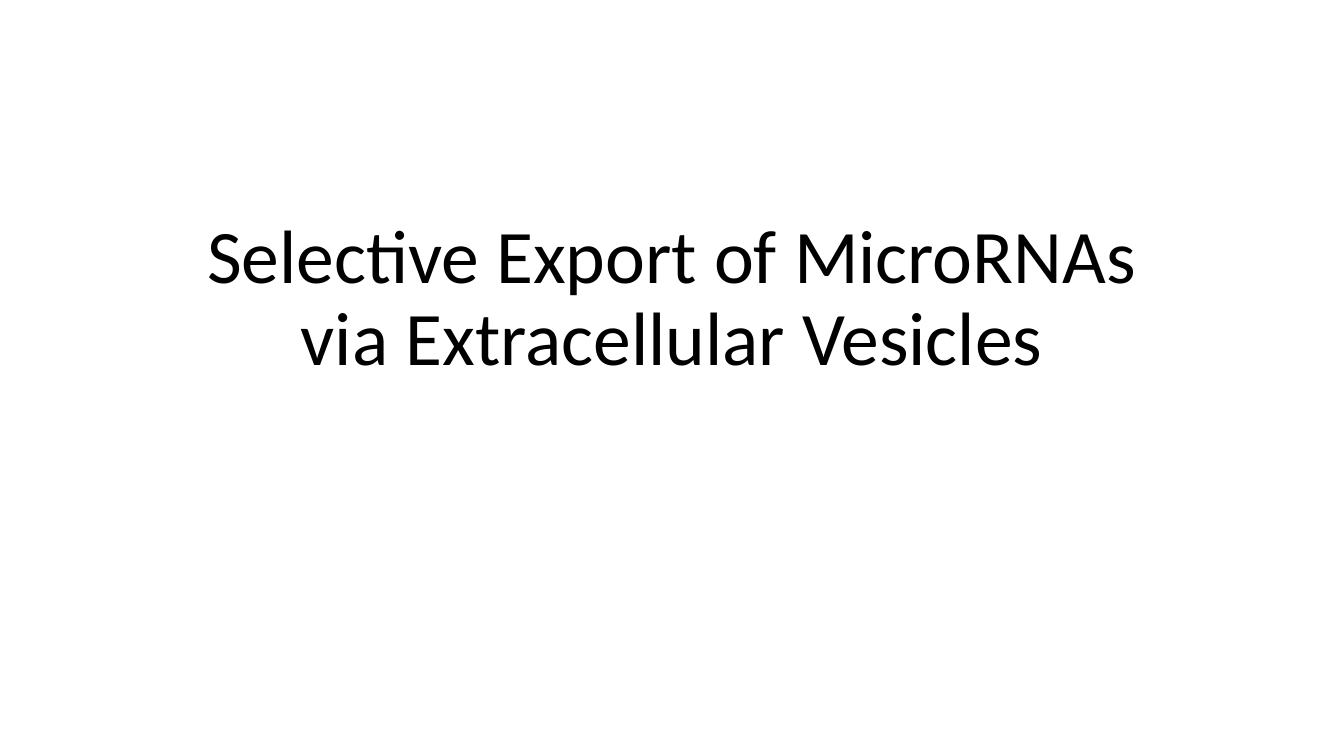
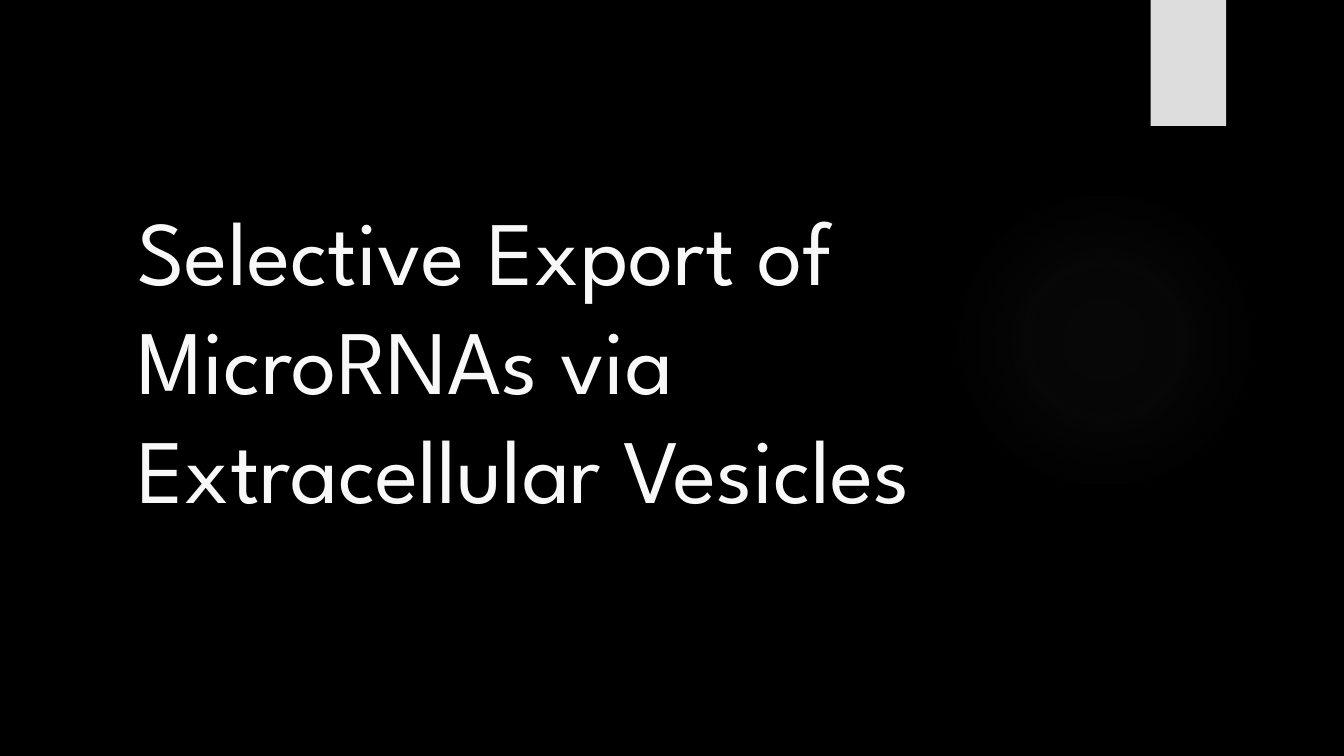
Before and after one commit to HarleyRobinson/Honours2, a slide deck: slide 1 of BackgroundInfo/MeetingSlides.pptx. Drawn at 1344x756 pixels with LibreOffice and Linux fonts; fonts in the diff are those of the drawing; background and template pictures are left out. Boxes give left, top, right and bottom in pixels: in the first picture for what was removed or moved away, otherwise in the second. Text is boxed around its words. In the diff, an @@ line names an element or a change of style, - is before the commit and + after.

```diff
--- a/BackgroundInfo/MeetingSlides.pptx
+++ b/BackgroundInfo/MeetingSlides.pptx
@@ background #FFFFFF to picture (left out) @@
@@ rectangle added at (x1=1150, y1=0, x2=1226, y2=126), fill #DDDDDD @@
@@ title "Selective Export of MicroRNAs via ..." moved from (x1=207, y1=230, x2=1136, y2=366) to (x1=137, y1=221, x2=910, y2=504) @@
@@ title "Selective Export of MicroRNAs via ..." at (x1=137, y1=221, x2=910, y2=504): size 54 to 64.8 pt, font Calibri to League Spartan, text colour #000000 to #F8F8F8; alignment centre to left; line spacing 0.9 to 1 @@
@@ ellipse added at (x1=949, y1=185, x2=1259, y2=495), fill gradient #666666 @@
```
Also in this commit, not shown: 11 other slides changed, 1 other file.
